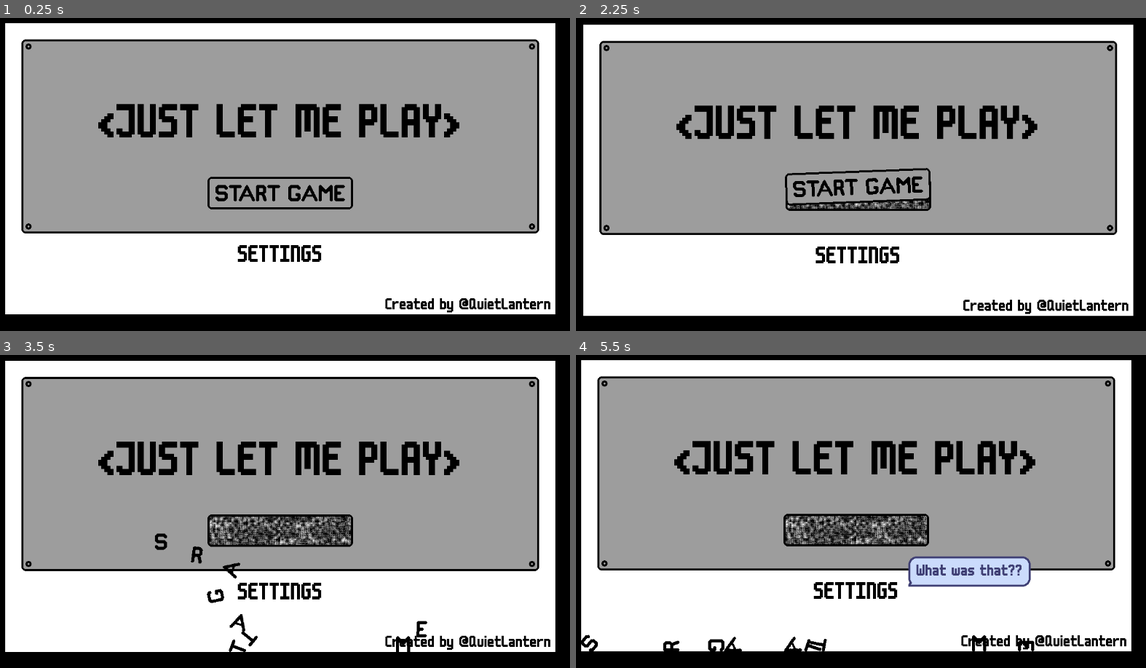
Above: before the commit, frames 1-4 (two rows, left to right).
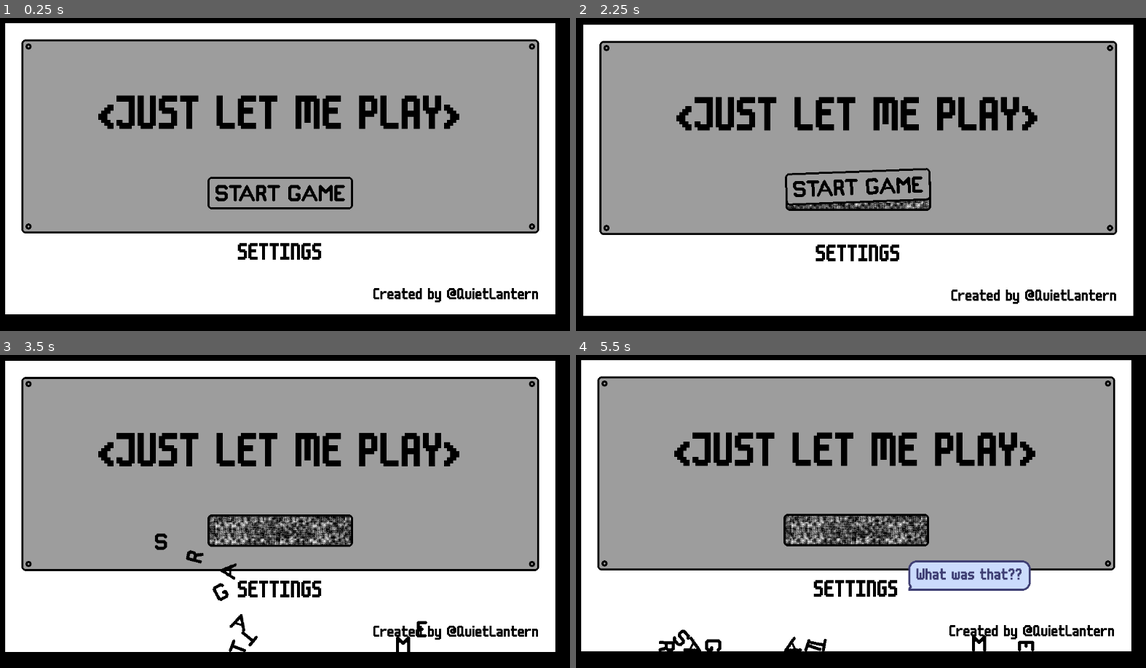
Above: after the commit, the same moments.

Repository: conor-wilson/secret-sapphire
Game: Godot game, scene res://scenes/main.tscn
Two runs of this game, one before a commit and one after it. Both use one fixed random seed, a clock stepped at 60 frames per second and the inputs below.
Inputs (mouse positions are in pixels of both pictures, inside the frame that each line leads up to):
- Up to frame 1 (0.25 s): no input
- Up to frame 2 (2.25 s): click "SETTINGS" at 0.5 s; click "BACK" at 1.25 s; tap Enter at 2 s; move the mouse to (855, 193) at 2.02 s; click (855, 193) at 2.1 s
- Up to frame 3 (3.5 s): move the mouse to (165, 524) at 2.77 s; click (165, 524) at 2.85 s
- Up to frame 4 (5.5 s): move the mouse to (912, 436) at 3.52 s; click (912, 436) at 3.6 s; move the mouse to (826, 574) at 4.27 s; click (826, 574) at 4.35 s; move the mouse to (1032, 558) at 5.02 s; click (1032, 558) at 5.1 s

The runs differ from the first frame. In frame 1, 4.7% of the frame differs, in the area x 17-97%, y 24-95%; in frame 2, 5.0%; in frame 3, 6.2%; in frame 4, 7.9%, in the area x 0-97%, y 24-95%.

Commit message:
Moved dialogue management to main scene

Diff:
--- a/let-me-play/scenes/main.gd
+++ b/let-me-play/scenes/main.gd
@@ -27,16 +27,30 @@
 	# Fade the screen shake for the next time
 	screen_shake_strength = lerpf(screen_shake_strength, 0, screen_shake_fade*delta)
 
+func _on_main_menu_shake_screen(strength:float, fade:float) -> void:
+	shake_screen(strength, fade)
 
-func _on_main_menu_shake_screen(strength:float, fade:float) -> void:
+func shake_screen(strength:float, fade:float):
 	screen_shake_strength = strength
 	if fade != 0:
 		screen_shake_fade = fade
 
-
-func _on_main_menu_settings_button() -> void:
+func _on_main_menu_settings_pressed() -> void:
 	$Cameras/SettingsCamera.make_current()
 
+func _on_settings_menu_back_pressed() -> void:
+	$Cameras/MainMenuCamera.make_current()
 
-func _on_settings_menu_back_button() -> void:
-	$Cameras/MainMenuCamera.make_current()
+
+func _on_main_menu_start_button_exploded() -> void:
+
+	# Shake the screen
+	shake_screen(30.0, 5.0)
+
+	# Start the "What was that?" dialogue
+	await get_tree().create_timer(1.5).timeout
+	var lines: Array[String] = [
+		"What was that??",
+		"Is everything ok out there?"
+	]
+	DialogueManager.start_dialogue($Node2D/WhatWasThat1.position, lines)
--- a/let-me-play/scenes/main.tscn
+++ b/let-me-play/scenes/main.tscn
@@ -1,9 +1,8 @@
-[gd_scene load_steps=5 format=3 uid="uid://drpjvxm3qjcl7"]
+[gd_scene load_steps=4 format=3 uid="uid://drpjvxm3qjcl7"]
 
 [ext_resource type="Script" path="res://scenes/main.gd" id="1_lvo15"]
 [ext_resource type="PackedScene" uid="uid://5ctllddc4obb" path="res://scenes/main_menu.tscn" id="1_mw4j5"]
 [ext_resource type="PackedScene" uid="uid://cfjp23jay1xyw" path="res://scenes/settings_menu.tscn" id="3_vdc1c"]
-[ext_resource type="PackedScene" uid="uid://dn8q4o2sgxa7y" path="res://scenes/letter.tscn" id="4_g25q0"]
 
 [node name="Main" type="Node"]
 script = ExtResource("1_lvo15")
@@ -23,8 +22,15 @@
 [node name="SettingsCamera" type="Camera2D" parent="Cameras"]
 position = Vector2(1728, 324)
 
-[node name="Letter" parent="." instance=ExtResource("4_g25q0")]
+[node name="Node2D" type="Node2D" parent="."]
 
-[connection signal="settings_button" from="Menus/MainMenu" to="." method="_on_main_menu_settings_button"]
+[node name="WhatWasThat1" type="Marker2D" parent="Node2D"]
+position = Vector2(800, 512)
+
+[node name="WhatWasThat2" type="Marker2D" parent="Node2D"]
+position = Vector2(1983, 402)
+
+[connection signal="settings_pressed" from="Menus/MainMenu" to="." method="_on_main_menu_settings_pressed"]
 [connection signal="shake_screen" from="Menus/MainMenu" to="." method="_on_main_menu_shake_screen"]
-[connection signal="back_button" from="Menus/SettingsMenu" to="." method="_on_settings_menu_back_button"]
+[connection signal="start_button_exploded" from="Menus/MainMenu" to="." method="_on_main_menu_start_button_exploded"]
+[connection signal="back_pressed" from="Menus/SettingsMenu" to="." method="_on_settings_menu_back_pressed"]
--- a/let-me-play/scenes/main_menu.gd
+++ b/let-me-play/scenes/main_menu.gd
@@ -1,24 +1,16 @@
 extends Node2D
 
-signal settings_button
-
+signal settings_pressed
 signal shake_screen(strength:float, fade:float)
+signal start_button_exploded
 
 func _on_start_button_collision() -> void:
-	shake_screen.emit(30.0, 5.0)
 	for letter in $Letters.get_children():
 		letter.spawn()
-
-	# TODO: The below is just a proof of concept. Fix it into something more dynamic and reusable.
-	await get_tree().create_timer(1.5).timeout
-	var lines: Array[String] = [
-		"What was that??",
-		"Is everything ok out there?"
-	]
-	DialogueManager.start_dialogue($SettingsButton.global_position + Vector2(320, 40), lines)
+	start_button_exploded.emit()
 
 func _on_start_button_click() -> void:
 	shake_screen.emit(10, 5.0)
 
 func _on_settings_button_pressed() -> void:
-	settings_button.emit()
+	settings_pressed.emit()
--- a/let-me-play/scenes/main_menu.tscn
+++ b/let-me-play/scenes/main_menu.tscn
@@ -13,10 +13,10 @@
 font_size = 96
 font_color = Color(0, 0, 0, 1)
 
+[sub_resource type="StyleBoxEmpty" id="StyleBoxEmpty_ppfed"]
+
 [sub_resource type="PhysicsMaterial" id="PhysicsMaterial_qxvnu"]
 bounce = 0.4
-
-[sub_resource type="StyleBoxEmpty" id="StyleBoxEmpty_ppfed"]
 
 [node name="MainMenu" type="Node2D"]
 script = ExtResource("1_hib26")
@@ -33,25 +33,29 @@
 position = Vector2(576, 256)
 texture = ExtResource("3_janoq")
 
-[node name="Title" type="Label" parent="."]
-offset_left = 32.0
-offset_top = 192.0
-offset_right = 1120.0
-offset_bottom = 419.0
+[node name="MarginContainer" type="MarginContainer" parent="."]
+offset_right = 1152.0
+offset_bottom = 170.0
+theme_override_constants/margin_top = 175
+
+[node name="VBoxContainer" type="VBoxContainer" parent="MarginContainer"]
+layout_mode = 2
+
+[node name="Title" type="Label" parent="MarginContainer/VBoxContainer"]
+layout_mode = 2
 text = "<JUST LET ME PLAY>"
 label_settings = SubResource("LabelSettings_rnshd")
 horizontal_alignment = 1
 
-[node name="StartButton" parent="." instance=ExtResource("1_7wdxp")]
-z_index = 10
-position = Vector2(576, 368)
-physics_material_override = SubResource("PhysicsMaterial_qxvnu")
+[node name="MarginContainer" type="MarginContainer" parent="MarginContainer/VBoxContainer"]
+layout_mode = 2
+theme_override_constants/margin_top = 200
 
-[node name="SettingsButton" type="Button" parent="."]
-offset_left = 480.0
-offset_top = 464.0
-offset_right = 672.0
-offset_bottom = 520.0
+[node name="CenterContainer" type="CenterContainer" parent="MarginContainer/VBoxContainer/MarginContainer"]
+layout_mode = 2
+
+[node name="SettingsButton" type="Button" parent="MarginContainer/VBoxContainer/MarginContainer/CenterContainer"]
+layout_mode = 2
 focus_mode = 0
 theme = ExtResource("6_43f6x")
 theme_type_variation = &"FlatButton"
@@ -61,6 +65,11 @@
 theme_override_styles/focus = SubResource("StyleBoxEmpty_ppfed")
 text = "SETTINGS"
 flat = true
+
+[node name="StartButton" parent="." instance=ExtResource("1_7wdxp")]
+z_index = 10
+position = Vector2(576, 368)
+physics_material_override = SubResource("PhysicsMaterial_qxvnu")
 
 [node name="Letters" type="Node2D" parent="."]
 
@@ -108,16 +117,28 @@
 rotation = -0.0150613
 letter_type = 6
 
-[node name="Credit" type="Label" parent="."]
-offset_left = 784.0
-offset_top = 576.0
-offset_right = 1112.0
-offset_bottom = 604.0
+[node name="MarginContainer2" type="MarginContainer" parent="."]
+offset_left = 760.0
+offset_top = 556.0
+offset_right = 1152.0
+offset_bottom = 648.0
+theme_override_constants/margin_right = 64
+theme_override_constants/margin_bottom = 64
+
+[node name="Credit" type="Label" parent="MarginContainer2"]
+layout_mode = 2
 theme = ExtResource("6_43f6x")
 theme_override_colors/font_color = Color(0, 0, 0, 1)
 theme_override_font_sizes/font_size = 32
 text = "Created by @QuietLantern"
+horizontal_alignment = 2
+vertical_alignment = 2
 
+[node name="Markers" type="Node2D" parent="."]
+
+[node name="StartButtonExploedDialogue" type="Marker2D" parent="Markers"]
+position = Vector2(800, 512)
+
+[connection signal="pressed" from="MarginContainer/VBoxContainer/MarginContainer/CenterContainer/SettingsButton" to="." method="_on_settings_button_pressed"]
 [connection signal="click" from="StartButton" to="." method="_on_start_button_click"]
 [connection signal="collision" from="StartButton" to="." method="_on_start_button_collision"]
-[connection signal="pressed" from="SettingsButton" to="." method="_on_settings_button_pressed"]
--- a/let-me-play/scenes/settings_menu.gd
+++ b/let-me-play/scenes/settings_menu.gd
@@ -1,6 +1,6 @@
 extends Node2D
 
-signal back_button
+signal back_pressed
 
 @export var devUsername := "QuietLantern"
 
@@ -29,4 +29,4 @@
 	password_box.clear()
 
 func _on_button_pressed() -> void:
-	back_button.emit()
+	back_pressed.emit()
